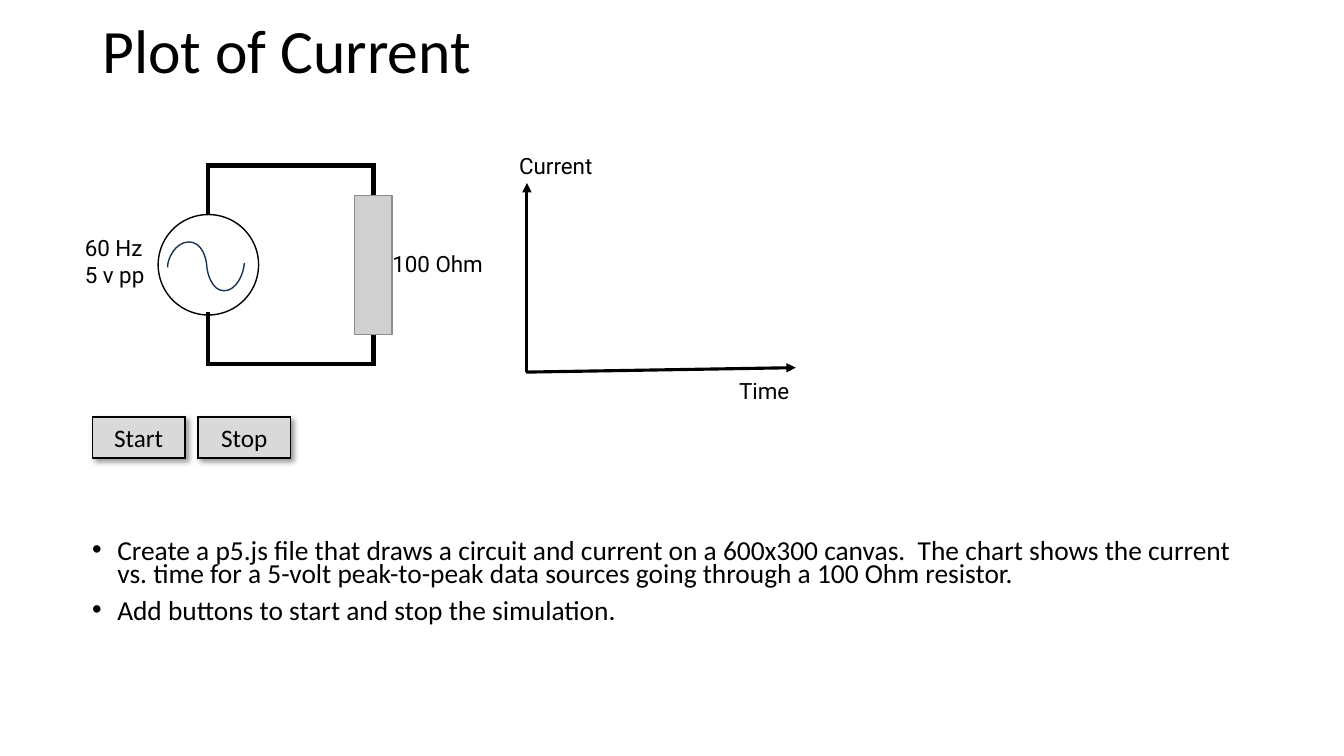
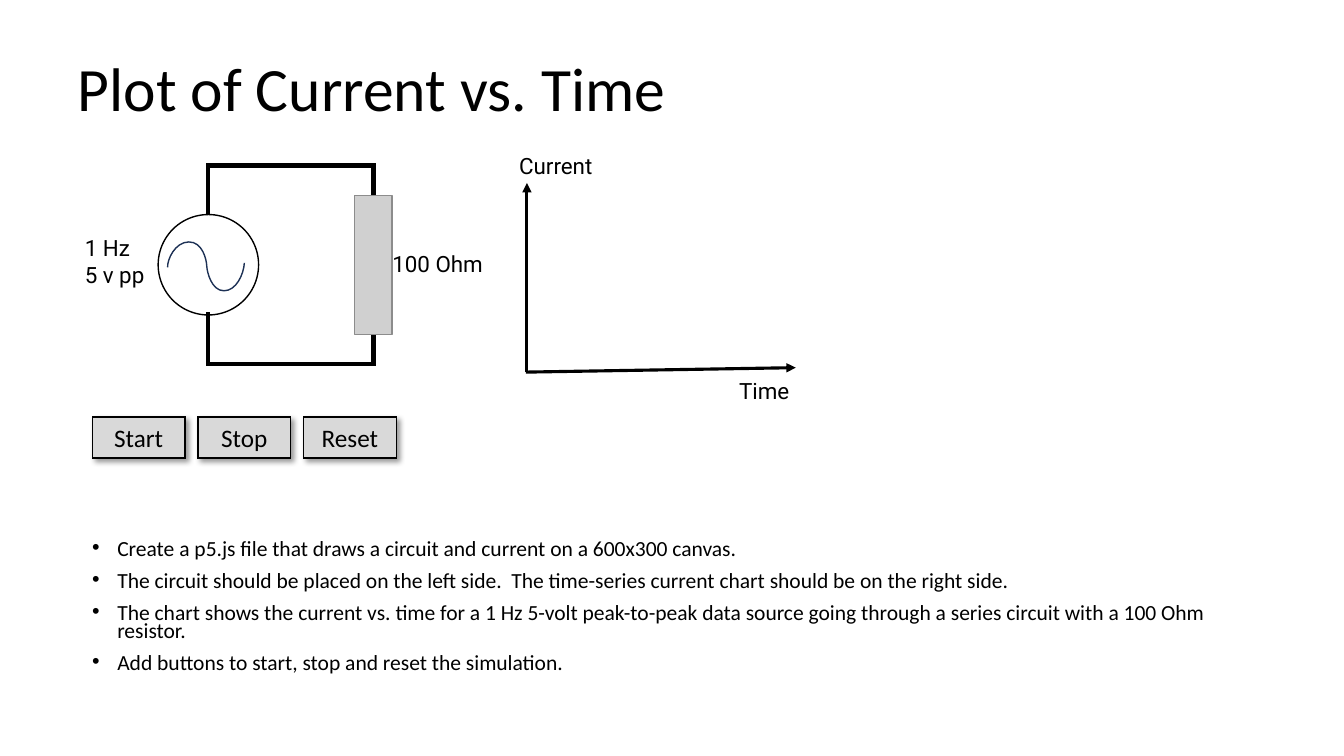
Before and after one commit to dmccreary/microsims, a slide deck: slide 2 of slides/DIagram to SImulation Sketch.pptx. Drawn at 1344x756 pixels with LibreOffice and Linux fonts; fonts in the diff are those of the drawing; grey boxes stand for pictures. Boxes give left, top, right and bottom in pixels: in the first picture for what was removed or moved away, otherwise in the second. Text is boxed around its words. In the diff, an @@ line names an element or a change of style, - is before the commit and + after.

```diff
--- a/slides/DIagram to SImulation Sketch.pptx
+++ b/slides/DIagram to SImulation Sketch.pptx
@@ title at bbox=[78, 68, 665, 112]: text changed @@
-Plot of Current
+Plot of Current vs. Time
@@ text at bbox=[85, 240, 130, 256]: text changed @@
-60 Hz
+1 Hz
@@ rectangle added at bbox=[303, 417, 396, 459], fill #D9D9D9, outline #000000 1 pt, 18 pt, text #000000 @@
+Reset
@@ text at bbox=[117, 541, 1204, 674]: text changed; size 19.6 to 15.4 pt @@
-• Create a p5.js file that draws a circuit and current on a 600x300 canvas. The chart shows the current vs. time for a 5-volt peak-to-peak data sources going through a 100 Ohm resistor.
-• Add buttons to start and stop the simulation.
+• Create a p5.js file that draws a circuit and current on a 600x300 canvas.
+• The circuit should be placed on the left side. The time-series current chart should be on the right side.
+• The chart shows the current vs. time for a 1 Hz 5-volt peak-to-peak data source going through a series circuit with a 100 Ohm resistor.
+• Add buttons to start, stop and reset the simulation.
```
Also in this commit, not shown: 9 other files.
